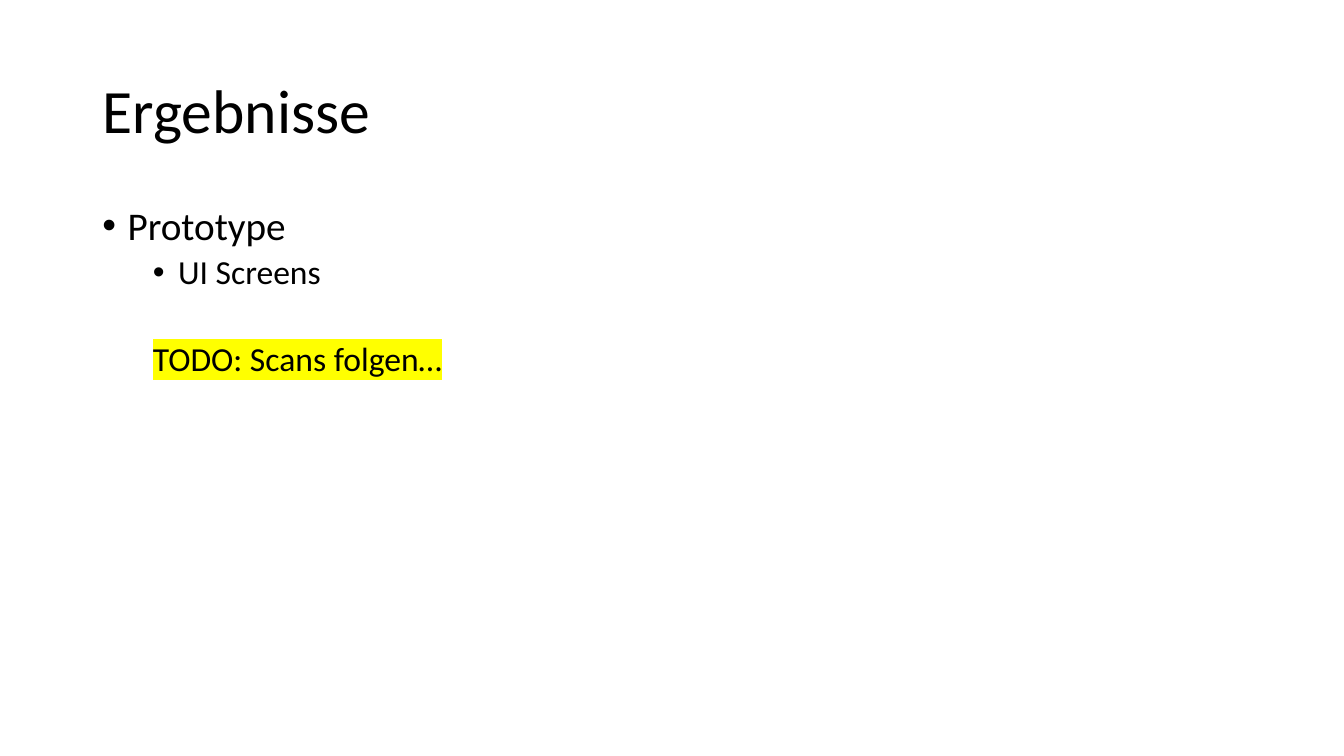
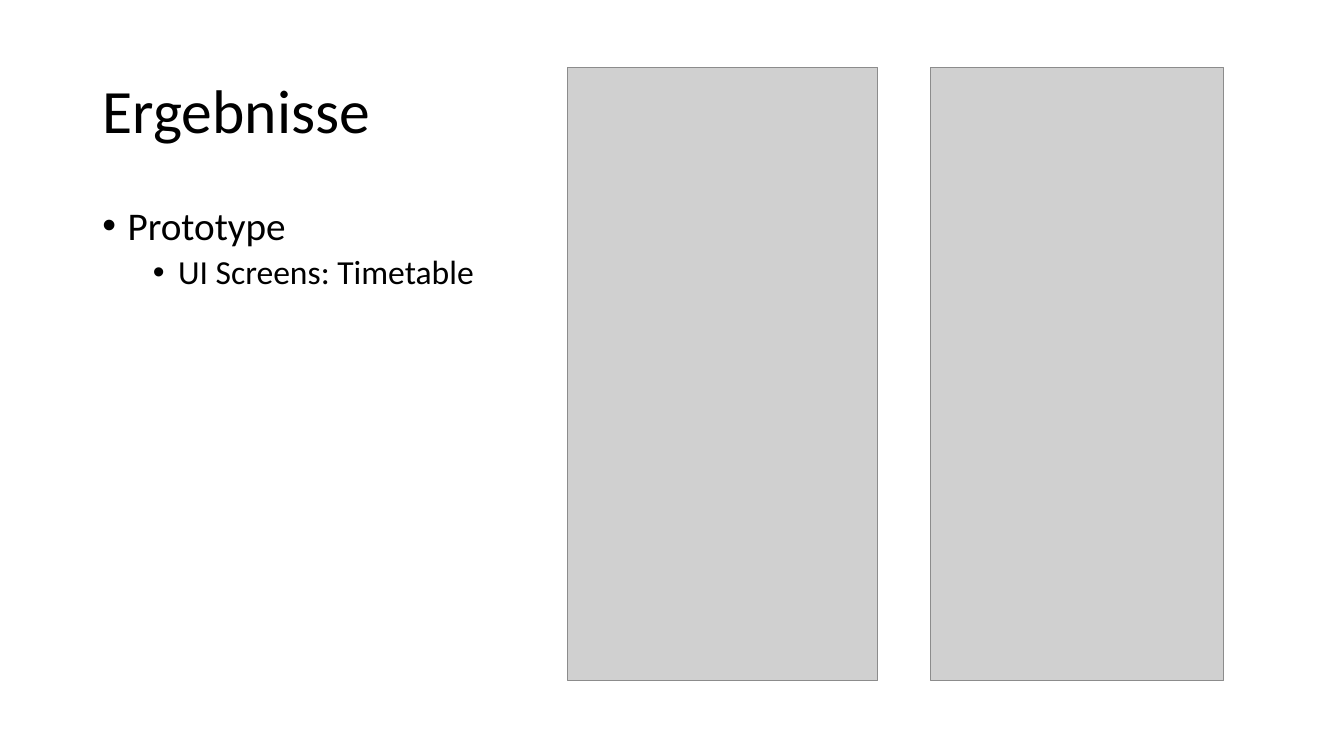
Before and after one commit to AdrianAulbach/CS1, a slide deck: slide 8 of docs/CS1/task03/Design Thinking/Präsentation Task3.pptx. Drawn at 1344x756 pixels with LibreOffice and Linux fonts; fonts in the diff are those of the drawing; grey boxes stand for pictures. Boxes give left, top, right and bottom in pixels: in the first picture for what was removed or moved away, otherwise in the second. Text is boxed around its words. In the diff, an @@ line names an element or a change of style, - is before the commit and + after.

Commit message:
UI Scans, Presentation 99%

```diff
--- a/docs/CS1/task03/Design Thinking/Präsentation Task3.pptx
+++ b/docs/CS1/task03/Design Thinking/Präsentation Task3.pptx
@@ picture added at <box>568,68,878,682</box> @@
@@ picture added at <box>931,68,1224,682</box> @@
@@ text at <box>178,260,473,285</box>: text changed @@
-  • UI Screens
-  TODO: Scans folgen…
+  • UI Screens: Timetable
```
Also in this commit, not shown: 1 other slide changed, 2 slides added, 1 other file.
